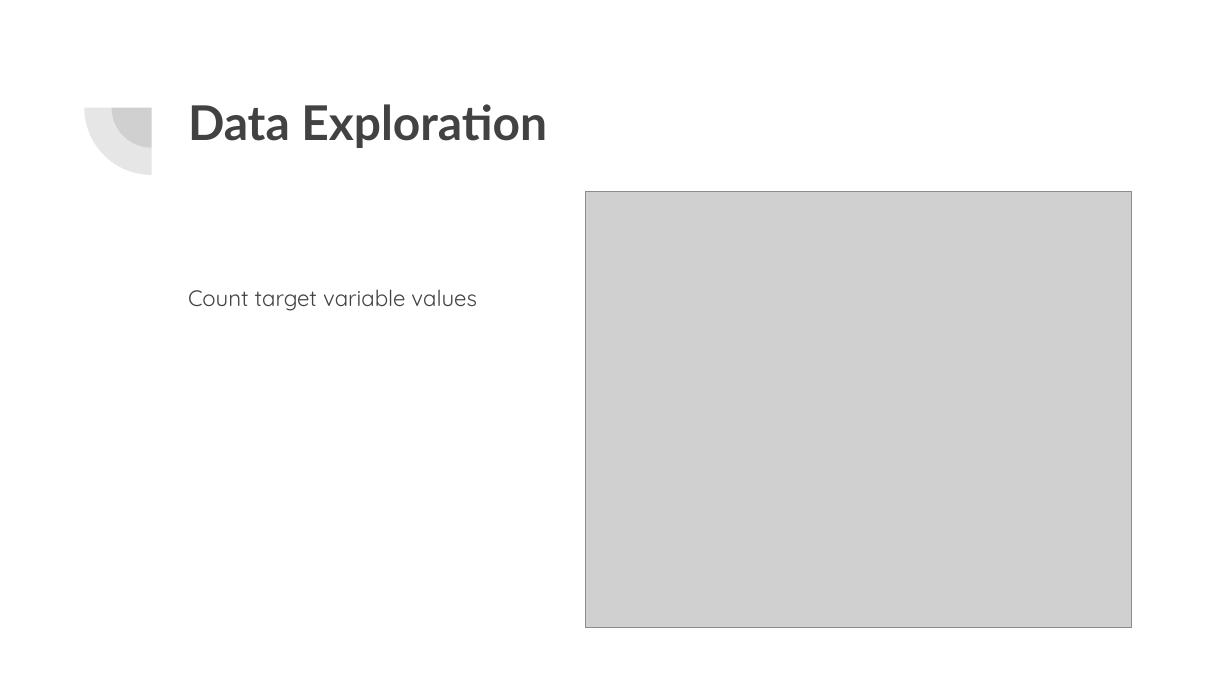
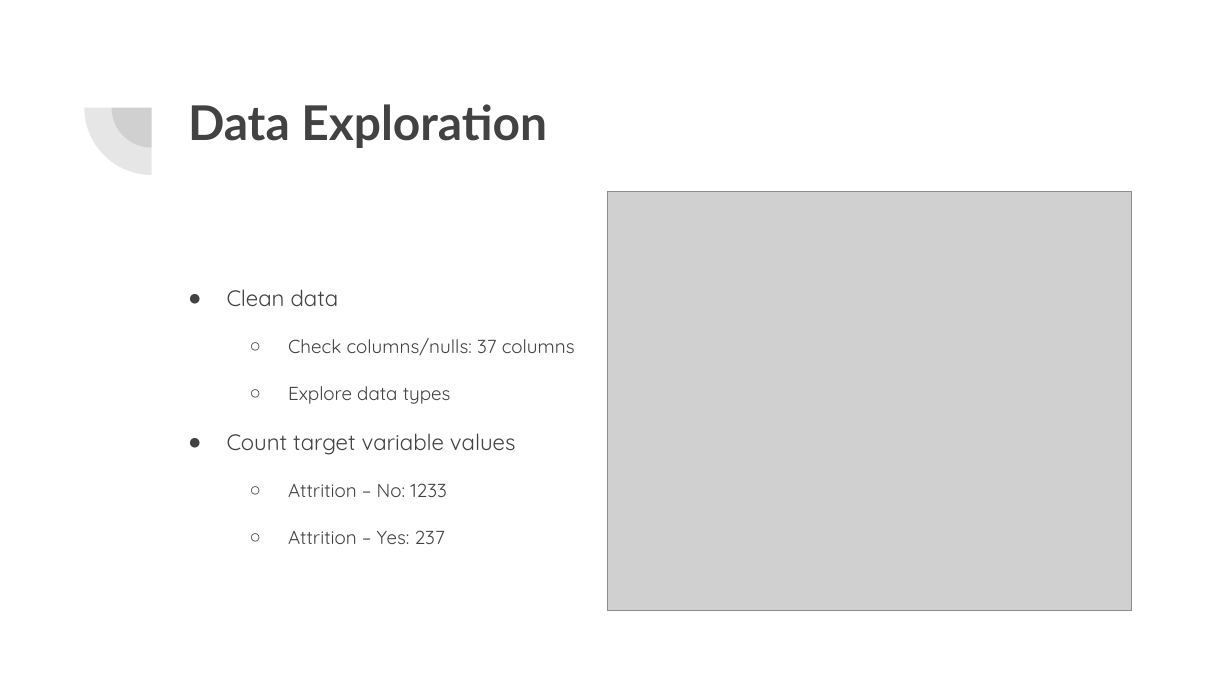
Before and after one commit to lykkelig/Group6_Final_Project, a slide deck: slide 5 of Presentation/Final Project Presentation.pptx (slide 6 before the commit). Drawn at 1232x693 pixels with LibreOffice and Linux fonts; fonts in the diff are those of the drawing; grey boxes stand for pictures. Boxes give left, top, right and bottom in pixels: in the first picture for what was removed or moved away, otherwise in the second. Text is boxed around its words. In the diff, an @@ line names an element or a change of style, - is before the commit and + after.

Commit message:
update powerpoint

```diff
--- a/Presentation/Final Project Presentation.pptx
+++ b/Presentation/Final Project Presentation.pptx
@@ picture: place and size @@
-picture at [586, 192, 1132, 628]
+picture at [607, 192, 1132, 611]
@@ text at [227, 289, 575, 404]: paragraphs added @@
+● Clean data
+  ○ Check columns/nulls: 37 columns
+  ○ Explore data types
@@ text at [227, 433, 515, 455]: bullet none to ● @@
@@ text at [288, 483, 447, 544]: paragraphs added @@
+  ○ Attrition – No: 1233
+  ○ Attrition – Yes: 237
```
Also in this commit, not shown: 6 other slides changed, 2 slides added, 1 slide removed.
